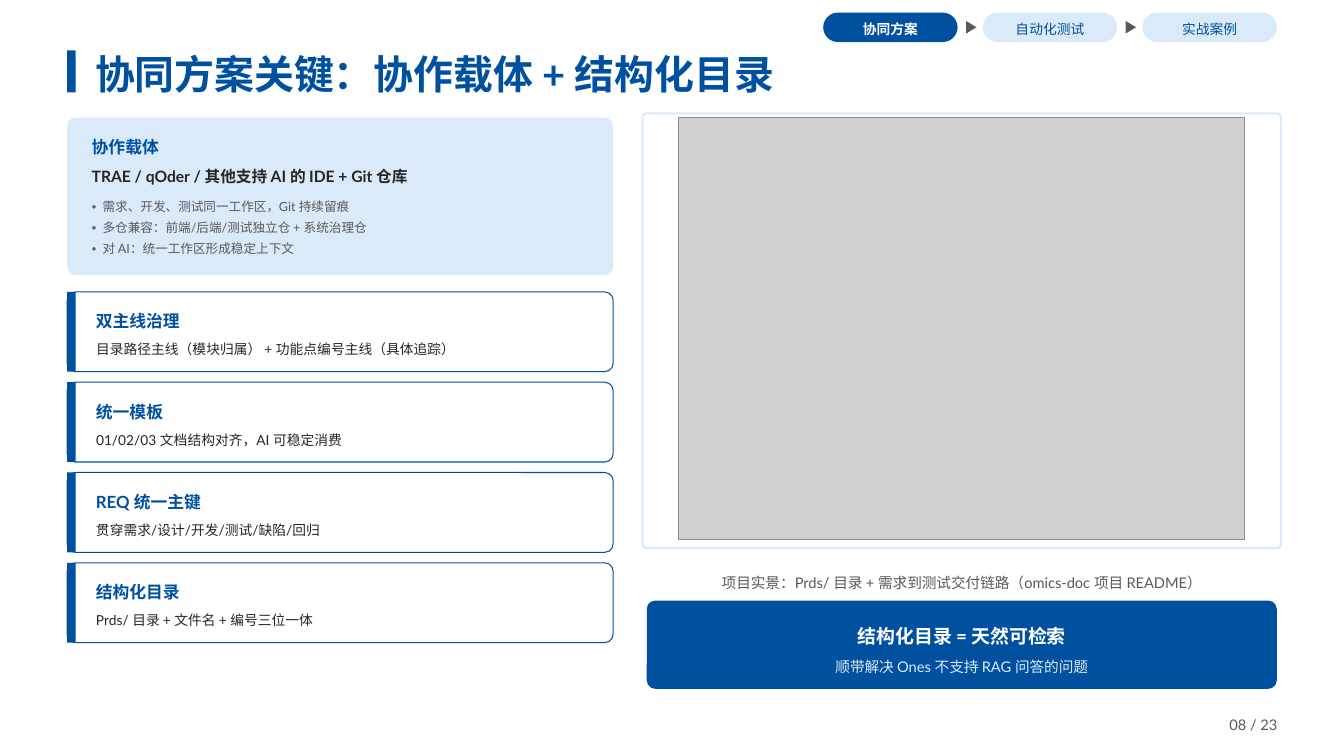
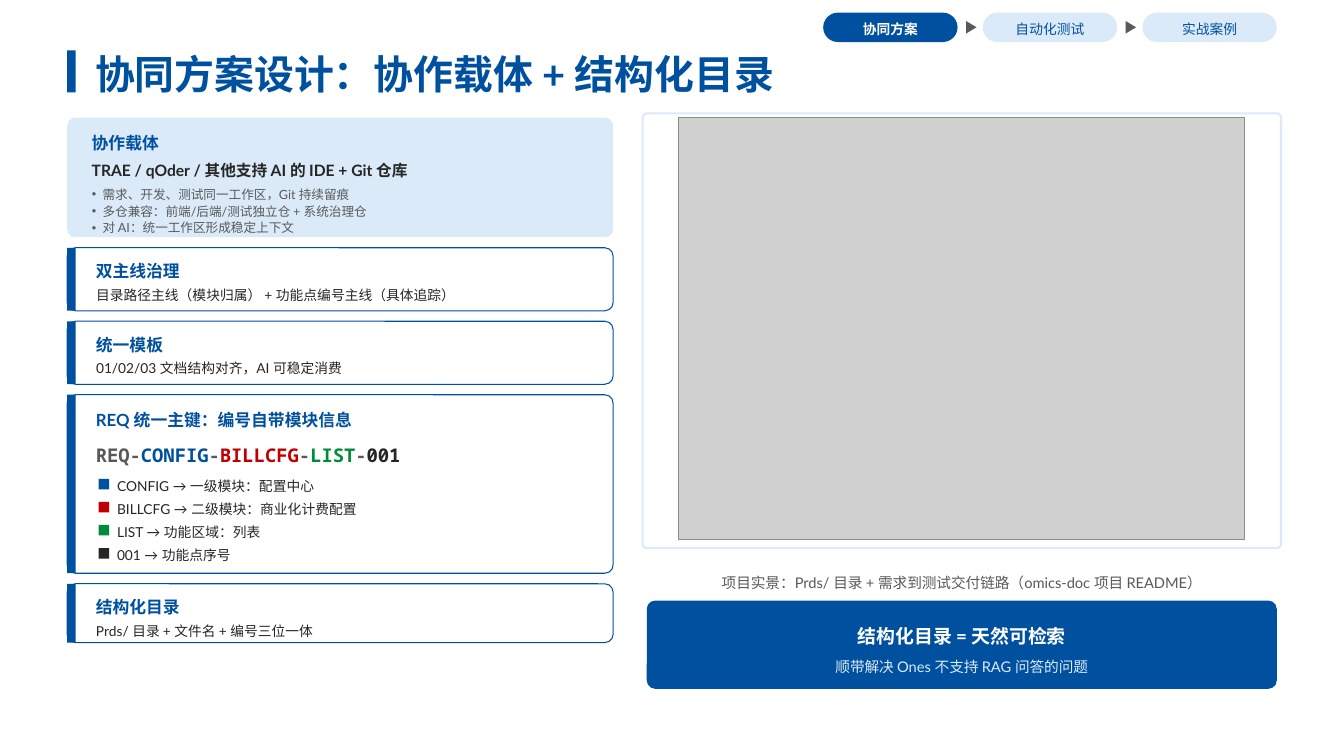
Before and after one commit to songsunny00/AIauto, a slide deck: slide 9 of docs/宋焕莲-AI赋能：需求开发到自动化测试.pptx. Drawn at 1344x756 pixels with LibreOffice and Linux fonts; fonts in the diff are those of the drawing; grey boxes stand for pictures. Boxes give left, top, right and bottom in pixels: in the first picture for what was removed or moved away, otherwise in the second. Text is boxed around its words. In the diff, an @@ line names an element or a change of style, - is before the commit and + after.

Commit message:
提交ppt

```diff
--- a/docs/宋焕莲-AI赋能：需求开发到自动化测试.pptx
+++ b/docs/宋焕莲-AI赋能：需求开发到自动化测试.pptx
@@ text at <box>95,55,774,93</box>: text changed @@
-协同方案关键：协作载体 + 结构化目录
+协同方案设计：协作载体 + 结构化目录
@@ rounded rectangle: place and size @@
-rounded rectangle at <box>68,118,614,275</box>
+rounded rectangle at <box>68,118,614,238</box>
@@ text "协作载体": place and size @@
-text "协作载体" at <box>92,138,159,155</box>
+text "协作载体" at <box>92,134,159,151</box>
@@ text "TRAE / qOder / 其他支持 ...": place and size @@
-text "TRAE / qOder / 其他支持 ..." at <box>92,168,407,185</box>
+text "TRAE / qOder / 其他支持 ..." at <box>92,162,407,179</box>
@@ text "需求、开发、测试同一工作区，Git 持续留痕": place and size @@
-text "需求、开发、测试同一工作区，Git 持续留痕" at <box>103,200,349,212</box>
+text "需求、开发、测试同一工作区，Git 持续留痕" at <box>103,188,349,200</box>
@@ text "多仓兼容：前端/后端/测试独立仓 + 系统治理仓": place and size @@
-text "多仓兼容：前端/后端/测试独立仓 + 系统治理仓" at <box>103,221,367,233</box>
+text "多仓兼容：前端/后端/测试独立仓 + 系统治理仓" at <box>103,205,367,217</box>
@@ text "对 AI：统一工作区形成稳定上下文": place and size @@
-text "对 AI：统一工作区形成稳定上下文" at <box>103,242,294,254</box>
+text "对 AI：统一工作区形成稳定上下文" at <box>103,221,294,233</box>
@@ proportions changed in 5 elements at <box>68,584,614,642</box>, <box>68,322,614,384</box>, <box>68,118,614,238</box>, <box>68,395,614,574</box>, <box>68,248,614,311</box> @@
@@ rounded rectangle: place and size @@
-rounded rectangle at <box>68,382,614,462</box>
+rounded rectangle at <box>68,248,614,311</box>
@@ rectangle: place and size @@
-rectangle at <box>68,382,76,462</box>
+rectangle at <box>68,248,76,311</box>
@@ text "双主线治理": place and size @@
-text "双主线治理" at <box>96,312,180,329</box>
+text "双主线治理" at <box>96,262,180,279</box>
@@ text "目录路径主线（模块归属） + 功能点编号主线（具体追踪）": place and size @@
-text "目录路径主线（模块归属） + 功能点编号主线（具体追踪）" at <box>96,342,455,355</box>
+text "目录路径主线（模块归属） + 功能点编号主线（具体追踪）" at <box>96,288,455,301</box>
@@ rounded rectangle: place and size @@
-rounded rectangle at <box>68,292,614,372</box>
+rounded rectangle at <box>68,322,614,384</box>
@@ rectangle: place and size @@
-rectangle at <box>68,292,76,372</box>
+rectangle at <box>68,322,76,384</box>
@@ text "统一模板": place and size @@
-text "统一模板" at <box>96,403,163,420</box>
+text "统一模板" at <box>96,336,163,353</box>
@@ text "01/02/03 文档结构对齐，AI 可稳定消费": place and size @@
-text "01/02/03 文档结构对齐，AI 可稳定消费" at <box>96,433,342,446</box>
+text "01/02/03 文档结构对齐，AI 可稳定消费" at <box>96,361,342,374</box>
@@ rounded rectangle: place and size @@
-rounded rectangle at <box>68,473,614,553</box>
+rounded rectangle at <box>68,395,614,574</box>
@@ rectangle: place and size @@
-rectangle at <box>68,473,76,553</box>
+rectangle at <box>68,395,76,574</box>
@@ text at <box>96,411,352,429</box>: text changed @@
-REQ 统一主键
+REQ 统一主键：编号自带模块信息
@@ text removed at <box>96,523,320,536</box> @@
-贯穿需求/设计/开发/测试/缺陷/回归
@@ group added at <box>96,448,401,561</box>: 5 texts, 4 rectangles @@
+REQ-CONFIG-BILLCFG-LIST-001
+CONFIG → 一级模块：配置中心
+BILLCFG → 二级模块：商业化计费配置
+LIST → 功能区域：列表
+001 → 功能点序号
@@ rounded rectangle: place and size @@
-rounded rectangle at <box>68,563,614,642</box>
+rounded rectangle at <box>68,584,614,642</box>
@@ rectangle: place and size @@
-rectangle at <box>68,563,76,642</box>
+rectangle at <box>68,584,76,642</box>
@@ text "结构化目录": place and size @@
-text "结构化目录" at <box>96,583,180,600</box>
+text "结构化目录" at <box>96,598,180,615</box>
@@ text "Prds/ 目录 + 文件名 + ...": place and size @@
-text "Prds/ 目录 + 文件名 + ..." at <box>96,613,313,626</box>
+text "Prds/ 目录 + 文件名 + ..." at <box>96,624,313,637</box>
@@ text removed at <box>1229,719,1277,730</box> @@
-08 / 23
```
